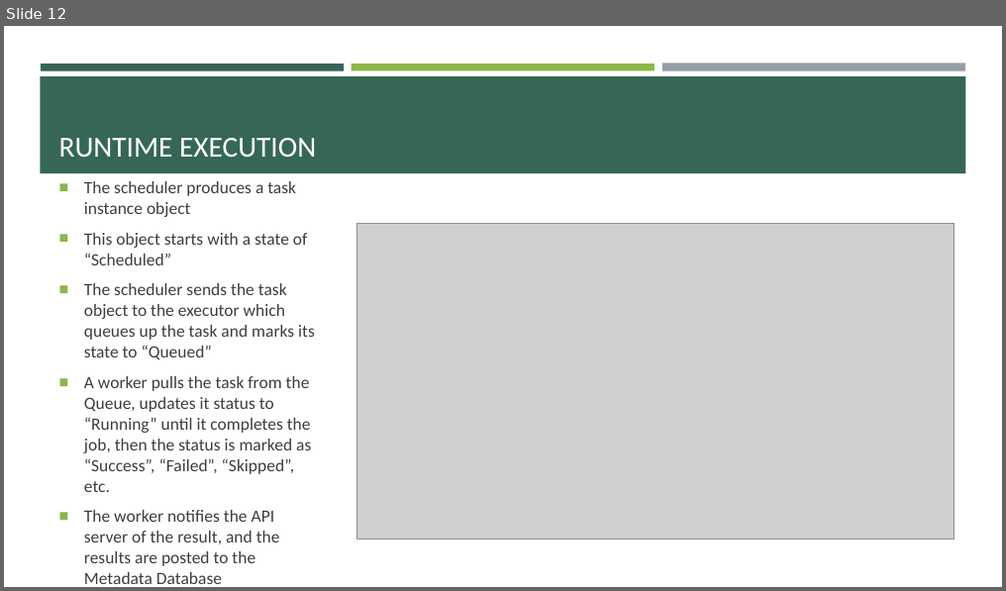
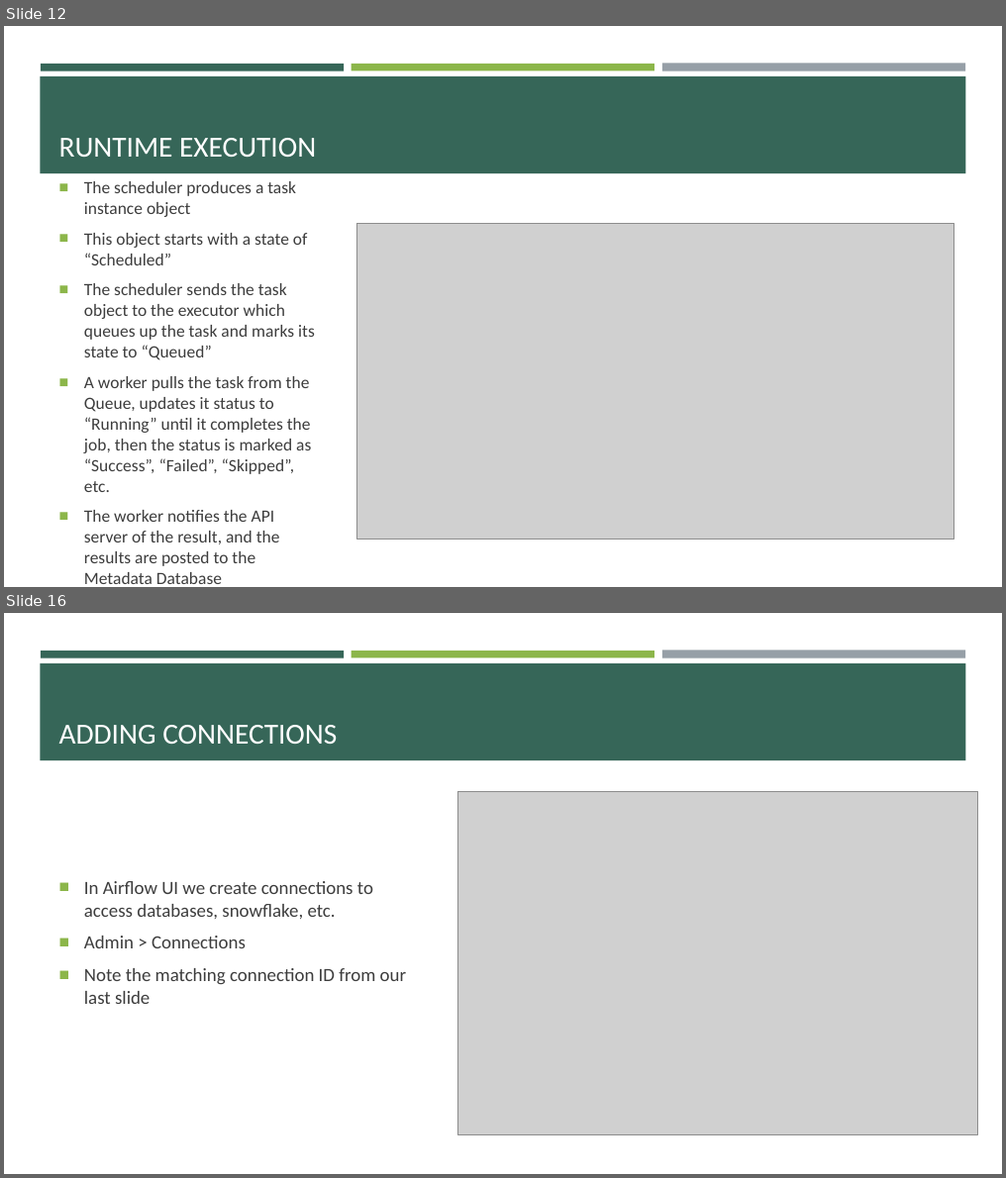
Before and after one commit to e-m-wilson/data_engineering, a slide deck: airflow/Airflow.pptx. Shown one above the other, each under a label of ours: slide 12 before the commit, slides 12 and 16 after it; the slides between them are not shown. The pictures are 1006x591 and 1006x1178 pixels, drawn with LibreOffice and Linux fonts; fonts in the diff are those of the drawing; grey boxes stand for pictures. Boxes give left, top, right and bottom in pixels: in the first picture for what was removed or moved away, otherwise in the second. Text is boxed around its words. In the diff, an @@ line names an element or a change of style, - is before the commit and + after.

```diff
--- a/airflow/Airflow.pptx
+++ b/airflow/Airflow.pptx
@@ slide 16 added at <box>4,613,1002,1174</box>, background #FFFFFF; not listed: 4 template elements that a slide beside it also shows @@
@@ title added at <box>59,725,337,744</box>, 28 pt, text #FFFFFF @@
+ADDING CONNECTIONS
@@ picture added at <box>457,791,978,1135</box> @@
@@ text added at <box>84,881,406,1004</box>, 18 pt, text #3D3D3D @@
+■ In Airflow UI we create connections to access databases, snowflake, etc.
+■ Admin > Connections
+■ Note the matching connection ID from our last slide
```
Also in this commit, not shown: 2 slides changed, 11 other slides added.
